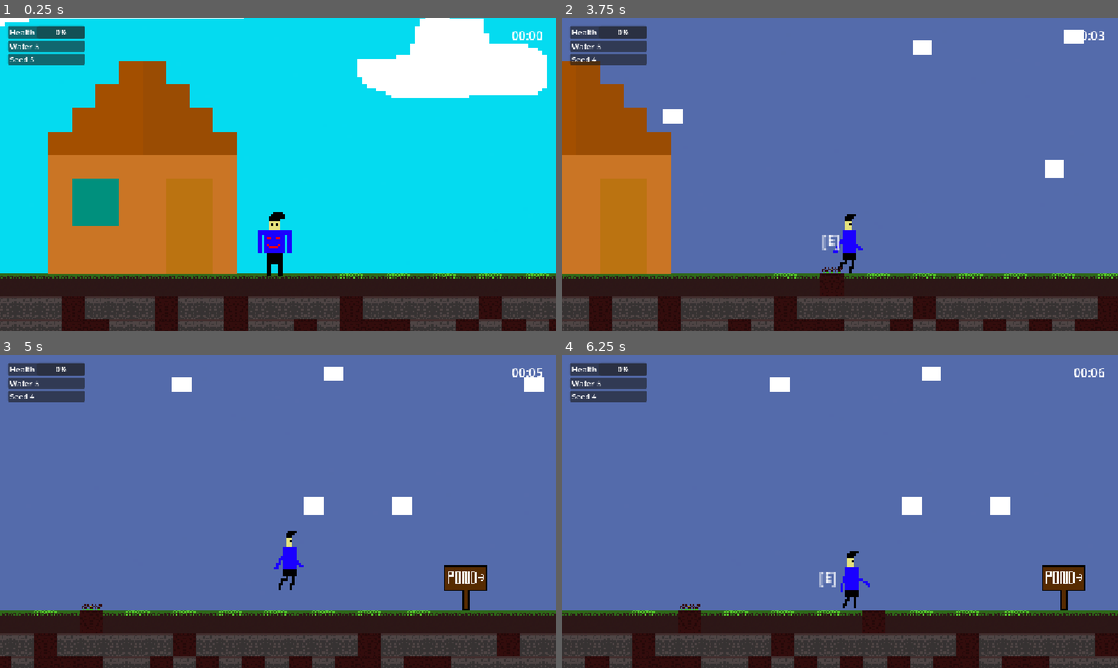
Above: before the commit, frames 1-4 (two rows, left to right).
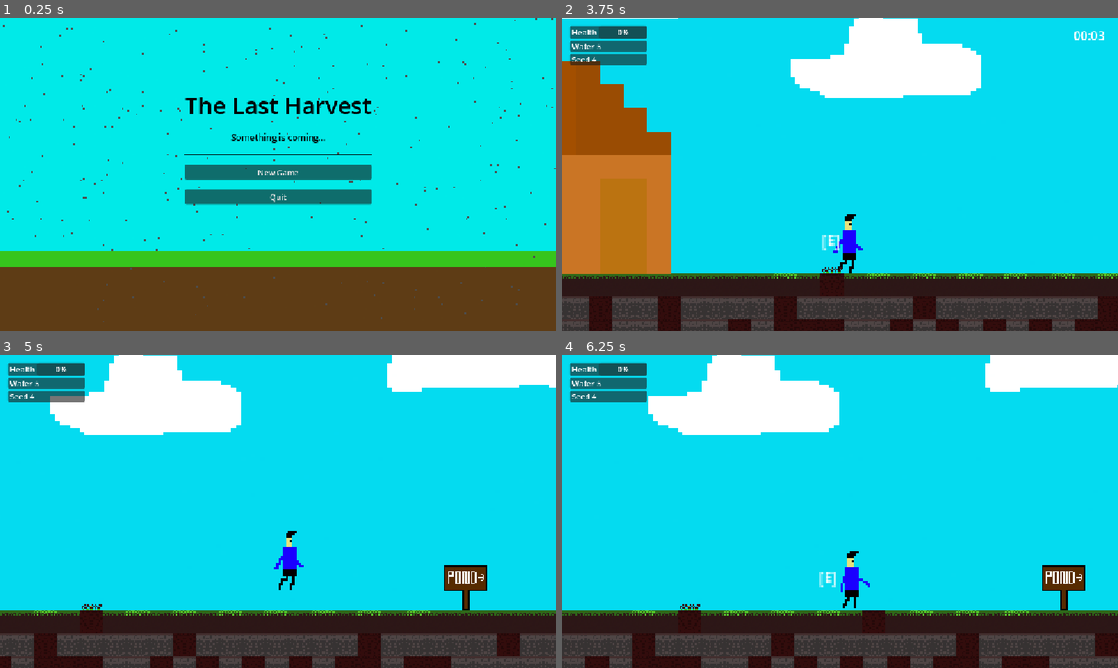
Above: after the commit, the same moments.

Repository: TheAbdullahSaleem/First-project-
Game: Godot game, scene res://scenes/MainMenu.tscn
Same seed, same stepped clock (60 frames per second), same inputs: the game is played once before the commit and once after it. Before the commit the project starts from res://scenes/world/World.tscn.
Inputs (mouse positions are in pixels of both pictures, inside the frame that each line leads up to):
- Up to frame 1 (0.25 s): no input
- Up to frame 2 (3.75 s): click (840, 171) at 0.5 s, where only the run after the commit has a clickable "New Game"; tap Enter at 1.25 s; move the mouse to (962, 158) at 1.27 s; press the mouse at (962, 158) at 1.28 s; hold D (right) 1.28-2.78 s; tap W (jump) at 1.52, 2.27 s; move the mouse to (728, 190) at 2.02 s; release the mouse at (728, 190) at 2.03 s; tap E (Interact) at 2.1, 3.6 s; move the mouse to (895, 105) at 2.77 s; press the mouse at (895, 105) at 2.78 s; hold A (left) 2.78-3.53 s; move the mouse to (812, 237) at 3.52 s; release the mouse at (812, 237) at 3.53 s; hold D (right) from 3.53 s (still down)
- Up to frame 3 (5 s): keep holding D (right); tap W (jump) at 3.77, 4.52 s; move the mouse to (444, 558) at 4.27 s; press the mouse at (444, 558) at 4.28 s
- Up to frame 4 (6.25 s): move the mouse to (673, 464) at 5.02 s; release D (right) at 5.03 s; release the mouse at (673, 464) at 5.03 s; hold A (left) 5.03-5.78 s; tap E (Interact) at 5.1 s; tap W (jump) at 5.27 s; move the mouse to (867, 511) at 5.77 s; press the mouse at (867, 511) at 5.78 s; hold D (right) from 5.78 s (still down)

The runs differ from the first frame. In frame 1, 54% of the frame differs, in the area x 0-100%, y 0-100%; in frame 2, 69%; in frame 3, 80%; in frame 4, 80%, in the area x 0-100%, y 0-82%.

Commit message:
final commit

Diff:
--- a/Resources/WheatData.tres
+++ b/Resources/WheatData.tres
@@ -4,9 +4,9 @@
 [ext_resource type="Texture2D" uid="uid://11ed2s0nnns2" path="res://assets/sprites/crops/crop2_stage1.png" id="2_k8n7g"]
 [ext_resource type="Texture2D" uid="uid://7llfi75kpg07" path="res://assets/sprites/crops/crop2_stage2.png" id="3_xn7hg"]
 [ext_resource type="Texture2D" uid="uid://c1u350ob3offj" path="res://assets/sprites/crops/crop2_stage3.png" id="4_poer4"]
-[ext_resource type="Texture2D" uid="uid://33mcs0t2skuf" path="res://assets/sprites/crops/crop2_stage4.png" id="5_c7c3k"]
 
 [resource]
 script = ExtResource("1_00vbn")
-stage_textures = Array[Texture2D]([ExtResource("2_k8n7g"), ExtResource("3_xn7hg"), ExtResource("4_poer4"), ExtResource("5_c7c3k")])
+crop_stages = 3
+stage_textures = Array[Texture2D]([ExtResource("2_k8n7g"), ExtResource("3_xn7hg"), ExtResource("4_poer4")])
 metadata/_custom_type_script = "uid://d23t0t4842lfg"
--- a/project.godot
+++ b/project.godot
@@ -11,7 +11,7 @@
 [application]
 
 config/name="First game"
-run/main_scene="uid://dhv0iwhuhemvr"
+run/main_scene="uid://du513clpbeqxa"
 config/features=PackedStringArray("4.7", "Forward Plus")
 config/icon="res://icon.svg"
 
--- a/scenes/main_menu.gd
+++ b/scenes/main_menu.gd
@@ -1,18 +1,26 @@
+## main_menu.gd
+## Production-ready entry point for "The Last Harvest".
+## Opens whenever the game is launched; "New Game" resets all state and loads the world.
 extends Control
 
-# Called when the node enters the scene tree for the first time.
+const WORLD_SCENE := "res://scenes/world/World.tscn"
+
 func _ready() -> void:
-	pass
-
-# Called every frame. 'delta' is the elapsed time since the previous frame.
-func _process(delta: float) -> void:
-	pass
+	# Ensure the cursor is visible on the menu (may have been hidden in-game)
+	Input.set_mouse_mode(Input.MOUSE_MODE_VISIBLE)
 
 func _on_new_game_pressed() -> void:
-	# Note: Update "res://world.tscn" if your world scene is in a different folder
-	# (e.g., "res://scenes/world.tscn")
-	get_tree().change_scene_to_file("res://scenes/world/World.tscn")
+	_reset_game_state()
+	get_tree().change_scene_to_file(WORLD_SCENE)
 
-# Be sure to connect your Quit button's pressed() signal to this function!
 func _on_quit_pressed() -> void:
 	get_tree().quit()
+
+# ---------------------------------------------------------------------------
+# Reset all autoload state so every new game starts from a clean slate.
+# ---------------------------------------------------------------------------
+func _reset_game_state() -> void:
+	# Reset day/night cycle
+	DayNightCycle.reset()
+	# Reset inventory
+	Inventory.reset()
--- a/scripts/system/DayNightCycle.gd
+++ b/scripts/system/DayNightCycle.gd
@@ -18,11 +18,11 @@
 	time_elapsed += delta
 
 	# Halfway through = sunset
-	if not is_night and time_elapsed >= day_length_seconds * 1 / 50:
+	if not is_night and time_elapsed >= day_length_seconds * 1 / 3:
 		start_night()
 
 	# midnight for sleep
-	if time_elapsed >= day_length_seconds * 1 / 50:
+	if time_elapsed >= day_length_seconds * 2 / 3:
 		can_sleep = true
 
 	# Full cycle = new day
@@ -55,3 +55,11 @@
 		start_new_day()
 	else:
 		print("Can only sleep after midnight")
+
+## Resets the cycle back to Day 1. Call before starting a New Game.
+func reset() -> void:
+	current_day = 1
+	time_elapsed = 0.0
+	is_night = false
+	can_sleep = false
+	soil_tiles = []
--- a/scripts/system/HUD.gd
+++ b/scripts/system/HUD.gd
@@ -15,5 +15,3 @@
 	label_seeds.text  = "🌱  " + str(Inventory.seeds)
 	label_water.text  = "💧  " + str(Inventory.water)
 	label_food.text   = "🍞  " + str(Inventory.food)
-
-jjjhg
--- a/scripts/system/Inventory.gd
+++ b/scripts/system/Inventory.gd
@@ -33,3 +33,9 @@
 		inventory_changed.emit()
 	else:
 		print("Max water storage is 15")
+
+## Resets inventory to starting defaults. Call before starting a New Game.
+func reset() -> void:
+	seeds = 5
+	water = 5
+	inventory_changed.emit()
